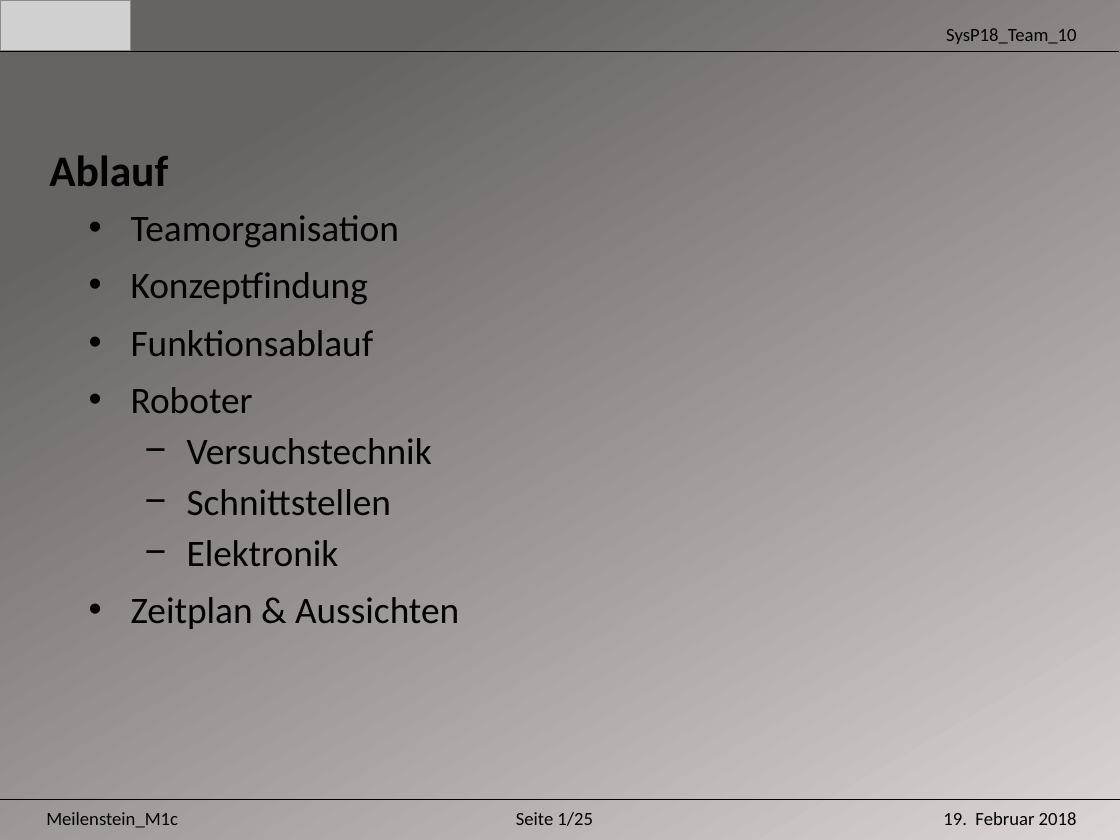
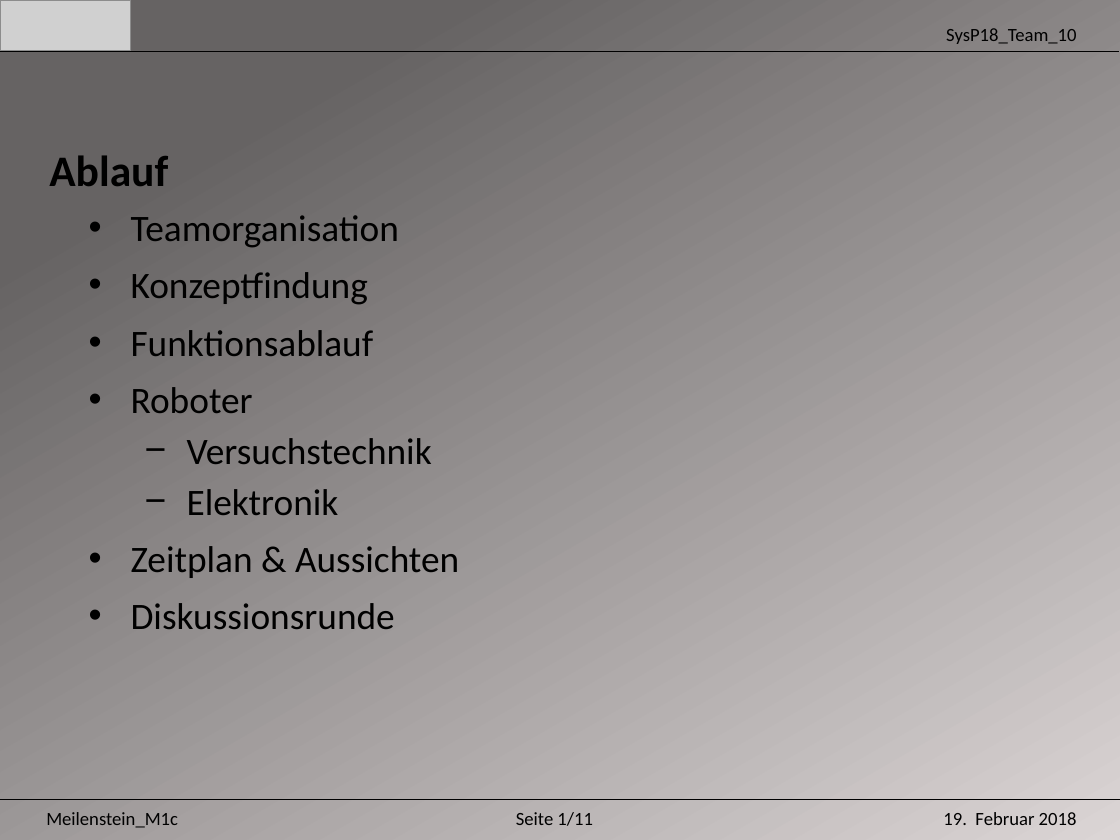
Before and after one commit to Unaqwyn/SysP18_1cv, a slide deck: slide 2 of Systemtechnikprojekt/Systemtechnikprojekt/01_Organisation/02_Meilensteine/m1/m1c/Praesentation_m1c.pptx. Drawn at 1120x840 pixels with LibreOffice and Linux fonts; fonts in the diff are those of the drawing; grey boxes stand for pictures. Boxes give left, top, right and bottom in pixels: in the first picture for what was removed or moved away, otherwise in the second. Text is boxed around its words. In the diff, an @@ line names an element or a change of style, - is before the commit and + after.

```diff
--- a/Systemtechnikprojekt/Systemtechnikprojekt/01_Organisation/02_Meilensteine/m1/m1c/Praesentation_m1c.pptx
+++ b/Systemtechnikprojekt/Systemtechnikprojekt/01_Organisation/02_Meilensteine/m1/m1c/Praesentation_m1c.pptx
@@ text at (187, 489, 391, 515): paragraph removed @@
-  − Schnittstellen
@@ text at (131, 603, 395, 629): paragraph added @@
+• Diskussionsrunde
@@ text at (516, 812, 593, 826): text changed @@
-Seite 1/25
+Seite 1/11
```
Also in this commit, not shown: 10 other slides changed, 15 slides removed.
